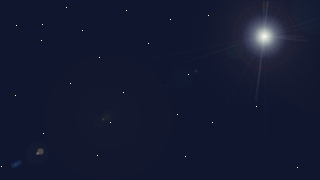
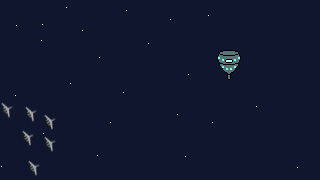
Comparing the layer stacks of the two 320px x 180px images. Changes:
added layer "Layer 6" above "Layer 5" over [left=1, top=102, right=13, bottom=118]
added layer "Layer 5" above "Layer 4" over [left=28, top=160, right=40, bottom=176]
added layer "Layer 4" above "Layer 3" over [left=22, top=130, right=34, bottom=146]
added layer "Layer 3" above "Layer 2" over [left=25, top=106, right=37, bottom=122]
added layer "Layer 2" above "Layer 1" over [left=44, top=136, right=56, bottom=152]
added layer "Layer 1" above "SpaceStation" over [left=44, top=114, right=56, bottom=130]
painted on "SpaceStation" over [left=217, top=50, right=241, bottom=80]
moved "LensFlair" below "BackGround" over [left=1, top=0, right=320, bottom=176]
